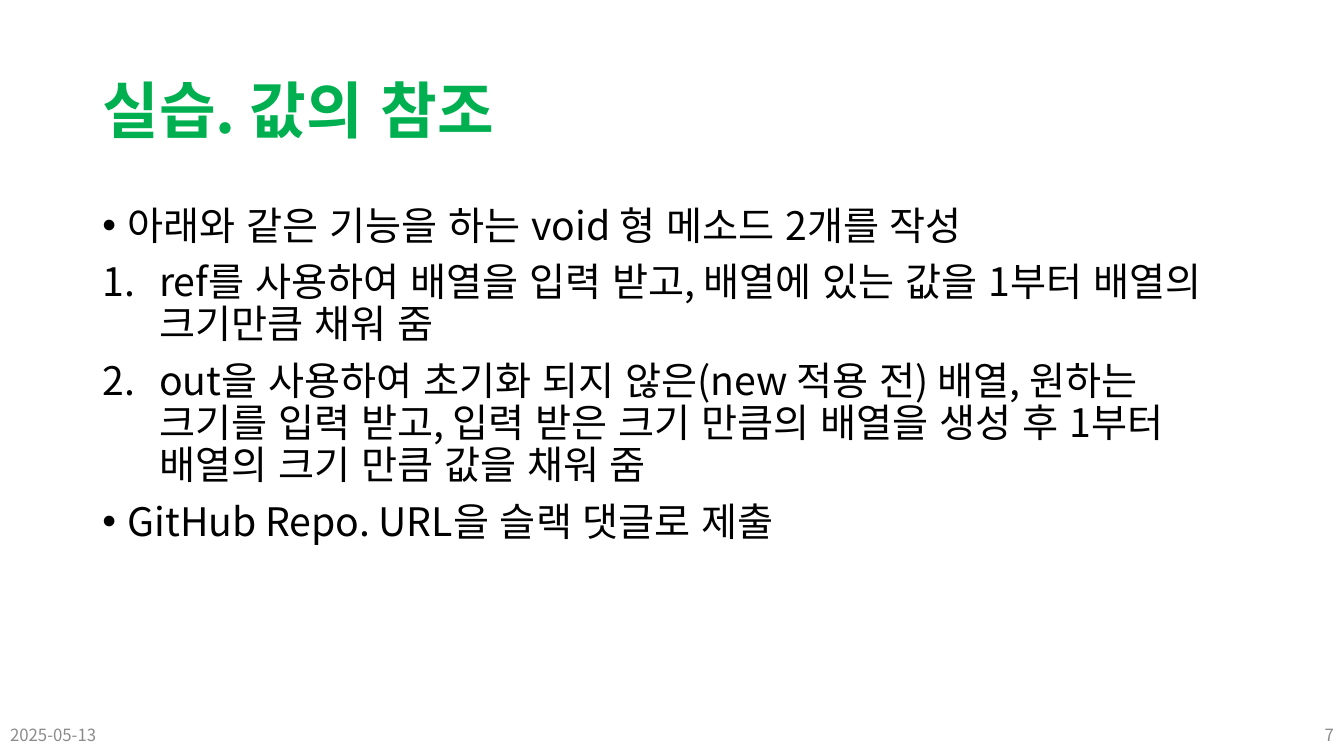
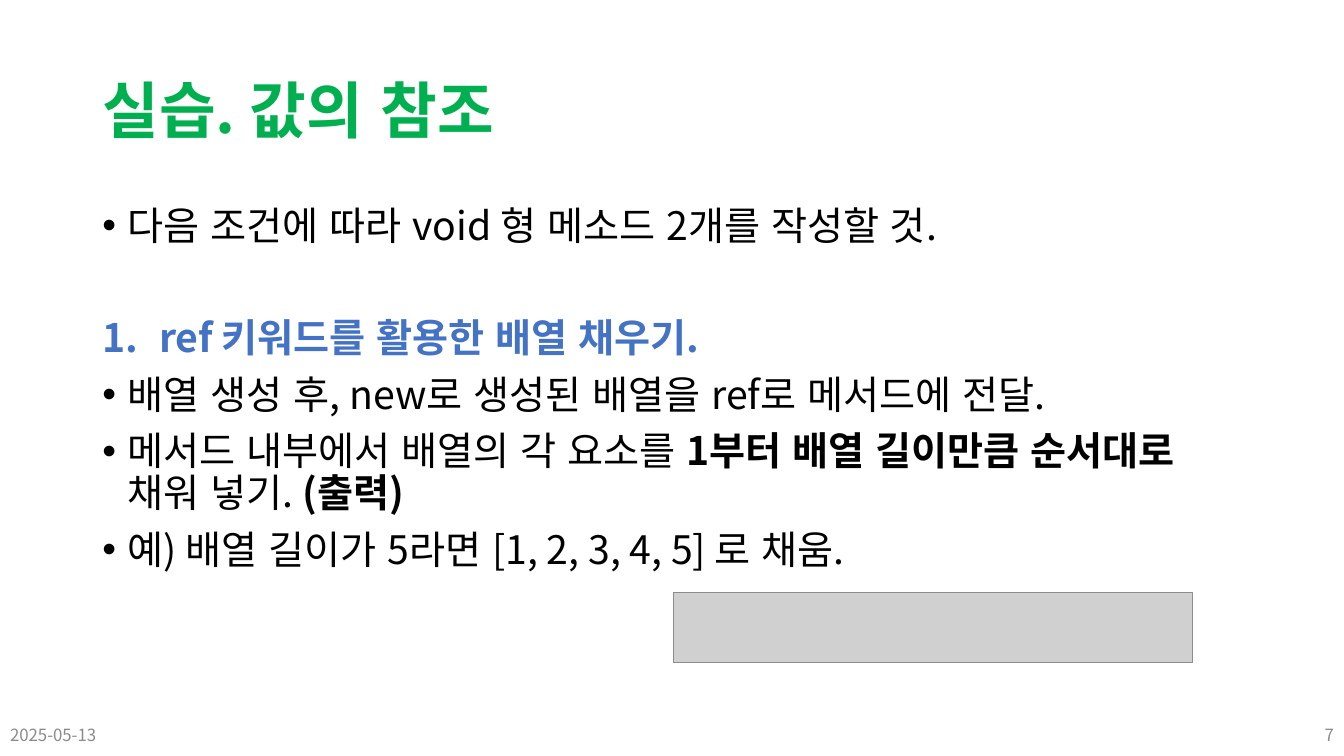
Before and after one commit to Leader-Lesson/KDT_SF_Short_5th, a slide deck: slide 7 of material/13_CSharp_심화문법 (예외처리).pptx. Drawn at 1344x756 pixels with LibreOffice and Linux fonts; fonts in the diff are those of the drawing; grey boxes stand for pictures; background and template pictures are left out. Boxes give left, top, right and bottom in pixels: in the first picture for what was removed or moved away, otherwise in the second. Text is boxed around its words. In the diff, an @@ line names an element or a change of style, - is before the commit and + after.

Commit message:
lecture ready: 250514

```diff
--- a/material/13_CSharp_심화문법 (예외처리).pptx
+++ b/material/13_CSharp_심화문법 (예외처리).pptx
@@ text at [128, 207, 1175, 572]: text changed @@
-• 아래와 같은 기능을 하는 void 형 메소드 2개를 작성
-1. ref를 사용하여 배열을 입력 받고, 배열에 있는 값을 1부터 배열의 크기만큼 채워 줌
-2. out을 사용하여 초기화 되지 않은(new 적용 전) 배열, 원하는 크기를 입력 받고, 입력 받은 크기 만큼의 배열을 생성 후 1부터 배열의 크기 만큼 값을 채워 줌
-• GitHub Repo. URL을 슬랙 댓글로 제출
+• 다음 조건에 따라 void 형 메소드 2개를 작성할 것.
+1. ref 키워드를 활용한 배열 채우기.
+• 배열 생성 후, new로 생성된 배열을 ref로 메서드에 전달.
+• 메서드 내부에서 배열의 각 요소를 1부터 배열 길이만큼 순서대로 채워 넣기. (출력)
+• 예) 배열 길이가 5라면 [1, 2, 3, 4, 5] 로 채움.
@@ picture added at [674, 593, 1193, 663] @@
```
Also in this commit, not shown: 4 other slides changed, 5 slides added, 27 other files.
